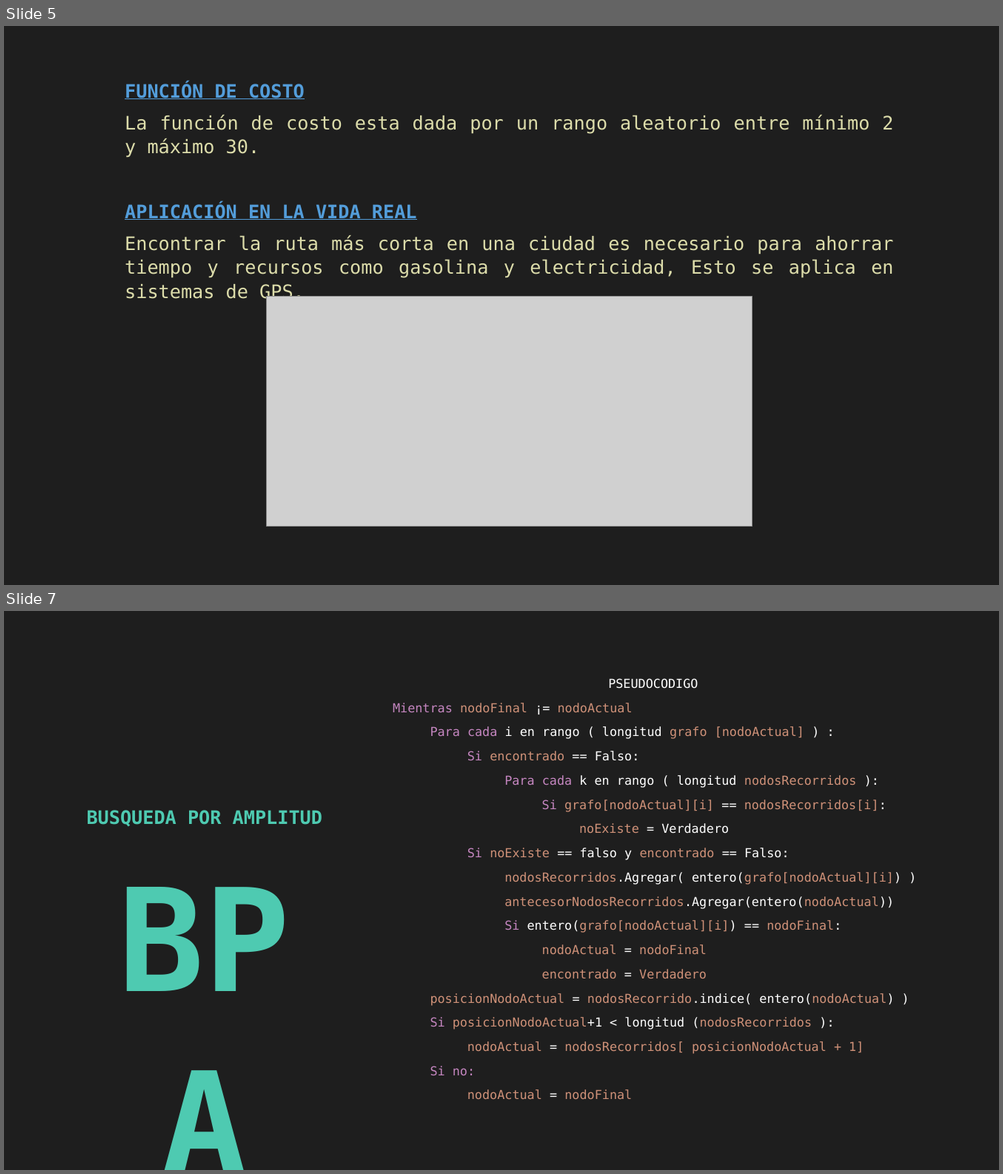
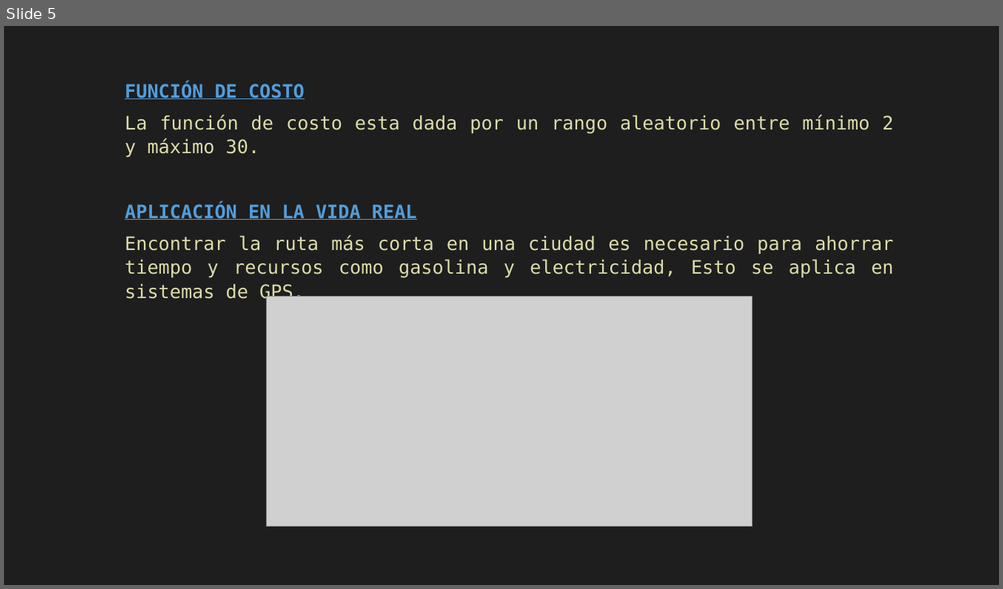
Before and after one commit to LUJAAA/PIA_IA, a slide deck: PIA/Resumen/ResumenReporte.pptx. Shown one above the other, each under a label of ours: slides 5 and 7 before the commit, slide 5 after it; the slides between them are not shown. The pictures are 1003x1174 and 1003x589 pixels, drawn with LibreOffice and Linux fonts; fonts in the diff are those of the drawing; grey boxes stand for pictures. Boxes give left, top, right and bottom in pixels: in the first picture for what was removed or moved away, otherwise in the second. Text is boxed around its words. In the diff, an @@ line names an element or a change of style, - is before the commit and + after.

```diff
--- a/PIA/Resumen/ResumenReporte.pptx
+++ b/PIA/Resumen/ResumenReporte.pptx
@@ slide 7 removed at box(4, 611, 999, 1170), background #1E1E1E @@
@@ text removed at box(392, 678, 901, 1099) @@
-PSEUDOCODIGO
-Mientras nodoFinal ¡= nodoActual
-Para cada i en rango ( longitud grafo [nodoActual] ) :
-Si encontrado == Falso:
-Para cada k en rango ( longitud nodosRecorridos ):
-Si grafo[nodoActual][i] == nodosRecorridos[i]:
-noExiste = Verdadero
-Si noExiste == falso y encontrado == Falso:
-nodosRecorridos.Agregar( entero(grafo[nodoActual][i]) )
-antecesorNodosRecorridos.Agregar(entero(nodoActual))
-Si entero(grafo[nodoActual][i]) == nodoFinal:
-nodoActual = nodoFinal
-encontrado = Verdadero
-posicionNodoActual = nodosRecorrido.indice( entero(nodoActual) )
-Si posicionNodoActual+1 < longitud (nodosRecorridos ):
-nodoActual = nodosRecorridos[ posicionNodoActual + 1]
-Si no:
-nodoActual = nodoFinal
@@ text removed at box(87, 810, 322, 826) @@
-BUSQUEDA POR AMPLITUD
-BPA
```
Also in this commit, not shown: 3 slides changed, 1 slide added, 1 other file.
